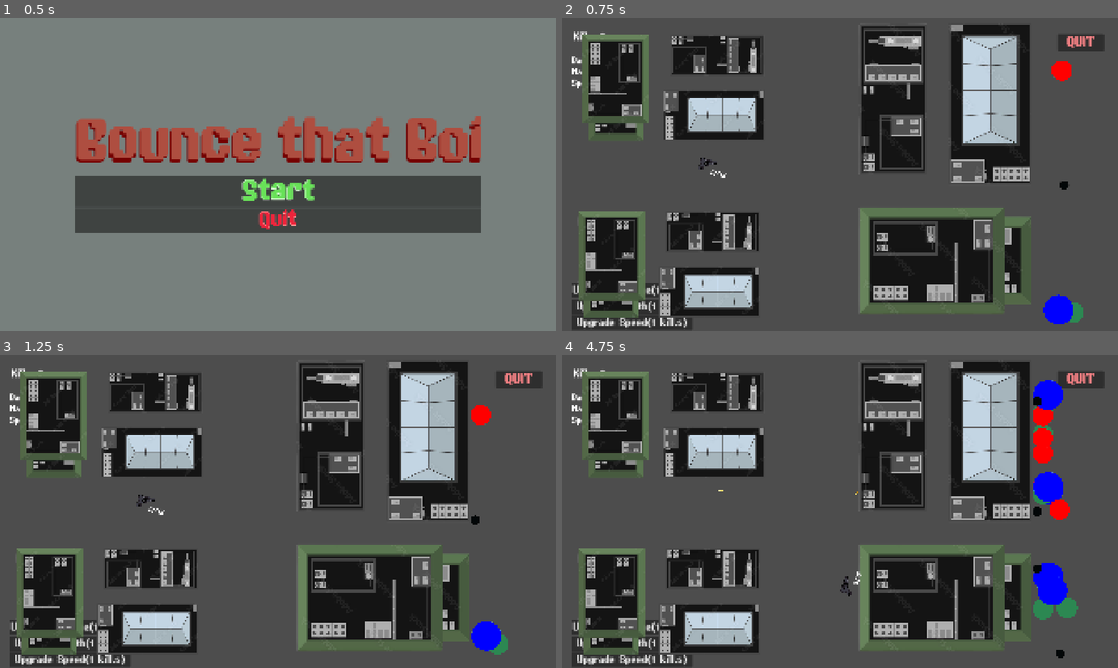
Above: before the commit, frames 1-4 (two rows, left to right).
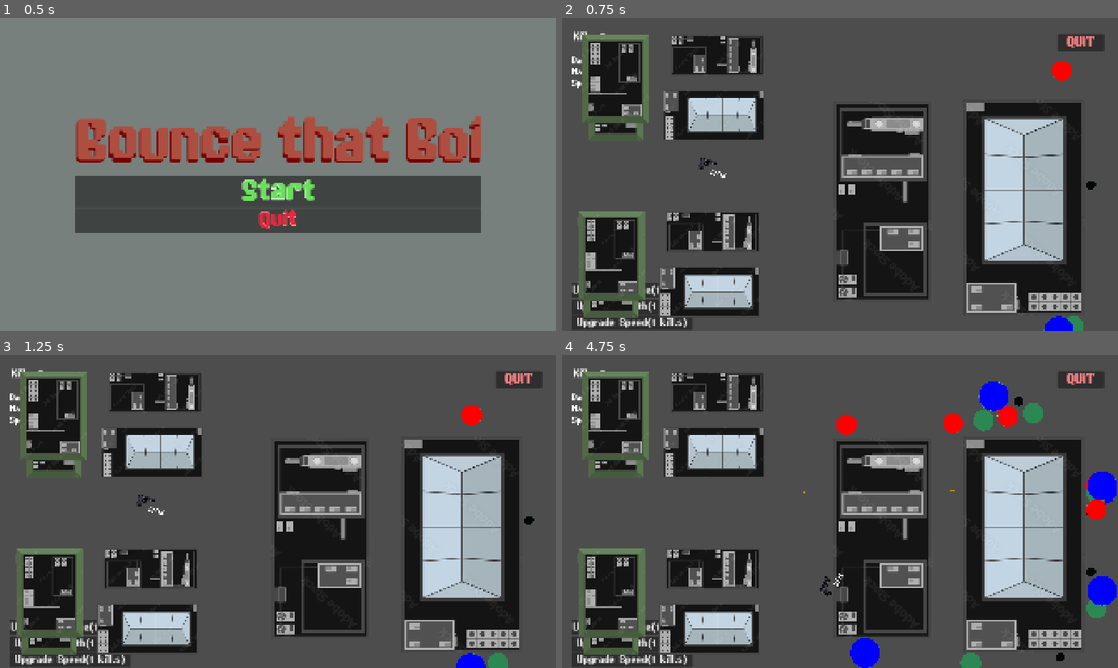
Above: after the commit, the same moments.

Repository: leo434472-oss/godot-game
Game: Godot game, scene res://main_menu.tscn
Two runs of this game, one before a commit and one after it. Both use one fixed random seed, a clock stepped at 60 frames per second and the inputs below.
Inputs (mouse positions are in pixels of both pictures, inside the frame that each line leads up to):
- Up to frame 1 (0.5 s): no input
- Up to frame 2 (0.75 s): click "Start" at 0.5 s
- Up to frame 3 (1.25 s): no input
- Up to frame 4 (4.75 s): click "Upgrade Damage(1 kill.s)" at 1.25 s; click "Upgrade Health(1 kill.s)" at 2 s; move the mouse to (962, 495) at 2.77 s; press the mouse at (962, 495) at 2.78 s; hold Right (ui_right) 2.78-3.53 s; move the mouse to (728, 527) at 3.52 s; release the mouse at (728, 527) at 3.53 s; hold Down (ui_down) 3.53-4.28 s; click (728, 527) at 3.6 s; move the mouse to (895, 442) at 4.27 s; press the mouse at (895, 442) at 4.28 s; hold Right (ui_right) from 4.28 s (still down)

Frame 1 is identical in both runs. In frame 2, 28% of the frame differs, in the area x 49-97%, y 2-100%; in frame 3, 28%; in frame 4, 30%, in the area x 28-100%, y 2-100%.

Commit message:
Update level.tscn

Diff:
--- a/level.tscn
+++ b/level.tscn
@@ -19,10 +19,10 @@
 size = Vector2(645.3732, 326)
 
 [sub_resource type="RectangleShape2D" id="RectangleShape2D_ajodo"]
-size = Vector2(511, 230)
+size = Vector2(698.5, 348)
 
 [sub_resource type="RectangleShape2D" id="RectangleShape2D_ntjt8"]
-size = Vector2(558.5, 295)
+size = Vector2(765.25, 432)
 
 [sub_resource type="RectangleShape2D" id="RectangleShape2D_f2txt"]
 size = Vector2(385.00003, 609.5)
@@ -173,20 +173,20 @@
 collision_layer = 3
 
 [node name="Sprite2D" type="Sprite2D" parent="StaticBody2D" unique_id=165726624]
-position = Vector2(-523.339, 1326.0001)
-scale = Vector2(1.1422378, 1.1254567)
+position = Vector2(-958, 1374)
+scale = Vector2(1.5223341, 1.6388264)
 texture = ExtResource("5_f2txt")
 
 [node name="CollisionShape2D" type="CollisionShape2D" parent="StaticBody2D" unique_id=1332465467]
-position = Vector2(-279.50006, 1142)
+position = Vector2(-624.25006, 1106)
 shape = SubResource("RectangleShape2D_ajodo")
 
 [node name="CollisionShape2D2" type="CollisionShape2D" parent="StaticBody2D" unique_id=963444654]
-position = Vector2(-299.75006, 1477)
+position = Vector2(-644.62506, 1595)
 shape = SubResource("RectangleShape2D_ntjt8")
 
 [node name="CollisionShape2D3" type="CollisionShape2D" parent="StaticBody2D" unique_id=1145955930]
-position = Vector2(-836.50006, 1320.25)
+position = Vector2(410.99994, -354)
 shape = SubResource("RectangleShape2D_f2txt")
 
 [node name="CollisionShape2D4" type="CollisionShape2D" parent="StaticBody2D" unique_id=621568673]
